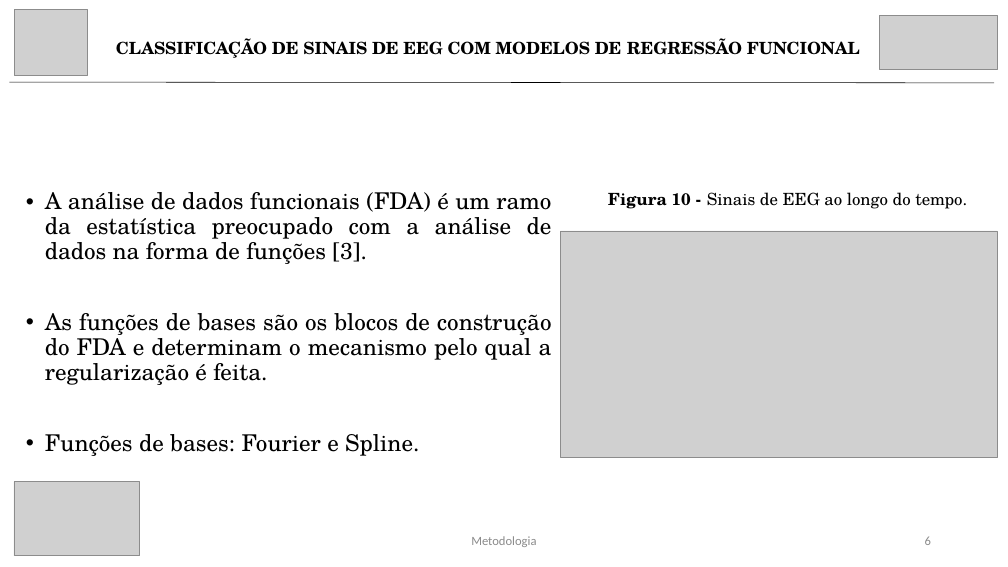
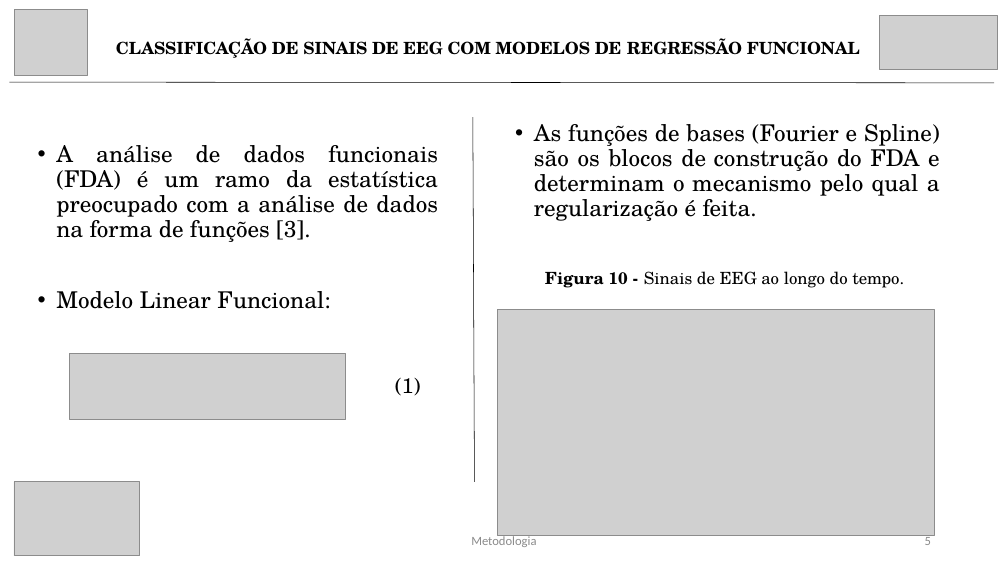
Before and after one commit to roaraujo/EEG-Regressao-Funcional-Wavelet-Fourier, a slide deck: slide 5 of Apresentação/IC_SIICUSP.pptx (slide 6 before the commit). Drawn at 1008x567 pixels with LibreOffice and Linux fonts; fonts in the diff are those of the drawing; grey boxes stand for pictures. Boxes give left, top, right and bottom in pixels: in the first picture for what was removed or moved away, otherwise in the second. Text is boxed around its words. In the diff, an @@ line names an element or a change of style, - is before the commit and + after.

```diff
--- a/Apresentação/IC_SIICUSP.pptx
+++ b/Apresentação/IC_SIICUSP.pptx
@@ text "A análise de dados funcionais ...": place and size @@
-text "A análise de dados funcionais ..." at [45,192,552,456]
+text "A análise de dados funcionais ..." at [56,145,438,309]
@@ line added from (473, 117) to (475, 482), #000000 0.5 pt @@
@@ text added at [534,124,940,221], 22 pt, text #000000 @@
+• As funções de bases (Fourier e Spline) são os blocos de construção do FDA e determinam o mecanismo pelo qual a
+  regularização é feita.
@@ text "Figura 10 - Sinais de ...": place and size @@
-text "Figura 10 - Sinais de ..." at [608,192,967,209]
+text "Figura 10 - Sinais de ..." at [545,271,904,288]
@@ text at [56,291,330,309]: text changed @@
-• As funções de bases são os blocos de construção do FDA e determinam o mecanismo pelo qual a
-  regularização é feita.
-• Funções de bases: Fourier e Spline.
+• Modelo Linear Funcional:
@@ picture: place and size @@
-picture at [560,231,997,457]
+picture at [498,310,934,536]
@@ picture added at [70,354,346,419] @@
@@ text added at [395,378,421,396], 20 pt, text #000000 @@
+(1)
@@ page number at [925,535,931,545]: text changed @@
-6
+5
```
Also in this commit, not shown: 2 other slides changed, 1 other file.
